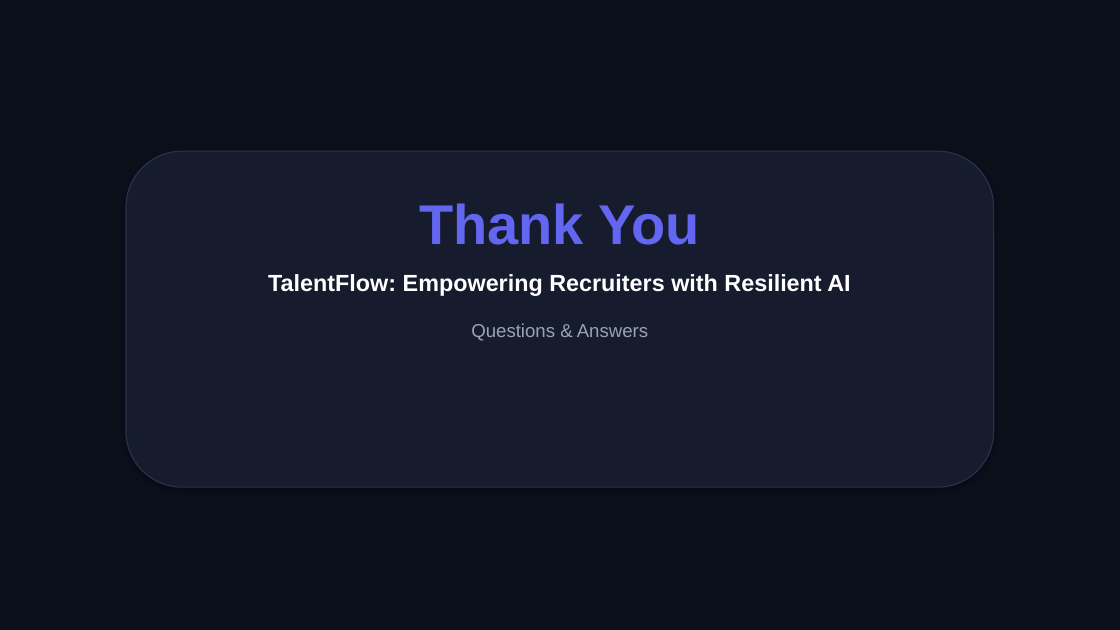
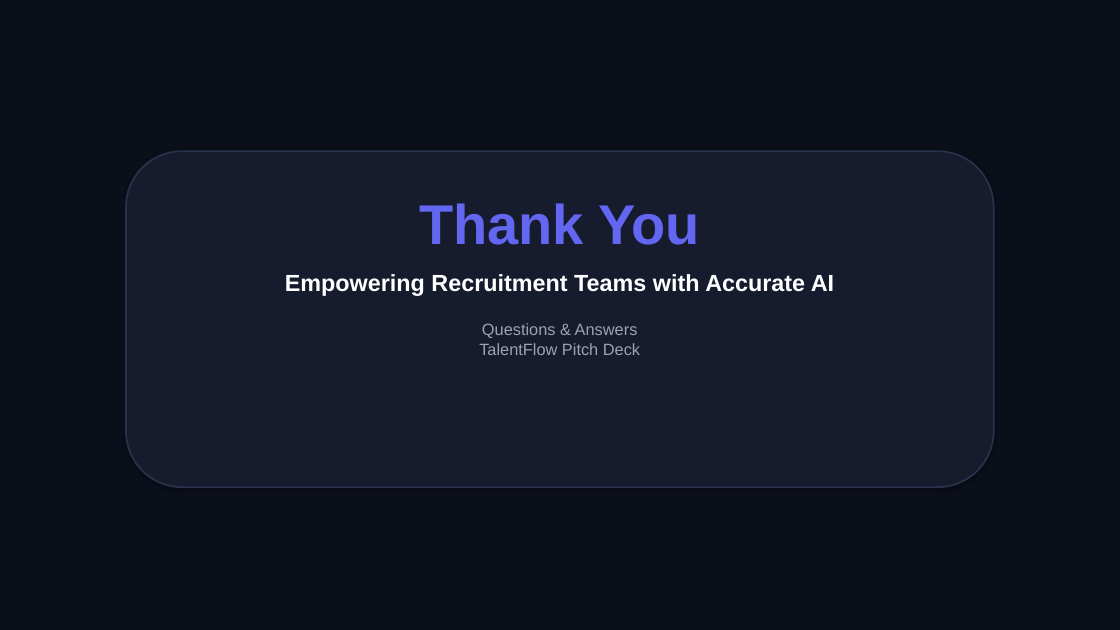
Before and after one commit to sricharan5865/AI-resume-gmail-outlook, a slide deck: slide 16 of TalentFlow_Presentation.pptx (slide 7 before the commit). Drawn at 1120x630 pixels with LibreOffice and Linux fonts; fonts in the diff are those of the drawing. Boxes give left, top, right and bottom in pixels: in the first picture for what was removed or moved away, otherwise in the second. Text is boxed around its words. In the diff, an @@ line names an element or a change of style, - is before the commit and + after.

```diff
--- a/TalentFlow_Presentation.pptx
+++ b/TalentFlow_Presentation.pptx
@@ rounded rectangle at (126,151,994,487): outline #28324B 1 pt to #28324B 1.5 pt @@
@@ text at (285,274,834,355): text changed @@
-TalentFlow: Empowering Recruiters with Resilient AI
-Questions & Answers
+Empowering Recruitment Teams with Accurate AI
+Questions & Answers
+TalentFlow Pitch Deck
```
Also in this commit, not shown: 2 other slides changed, 13 slides added, 4 slides removed, 54 other files.
